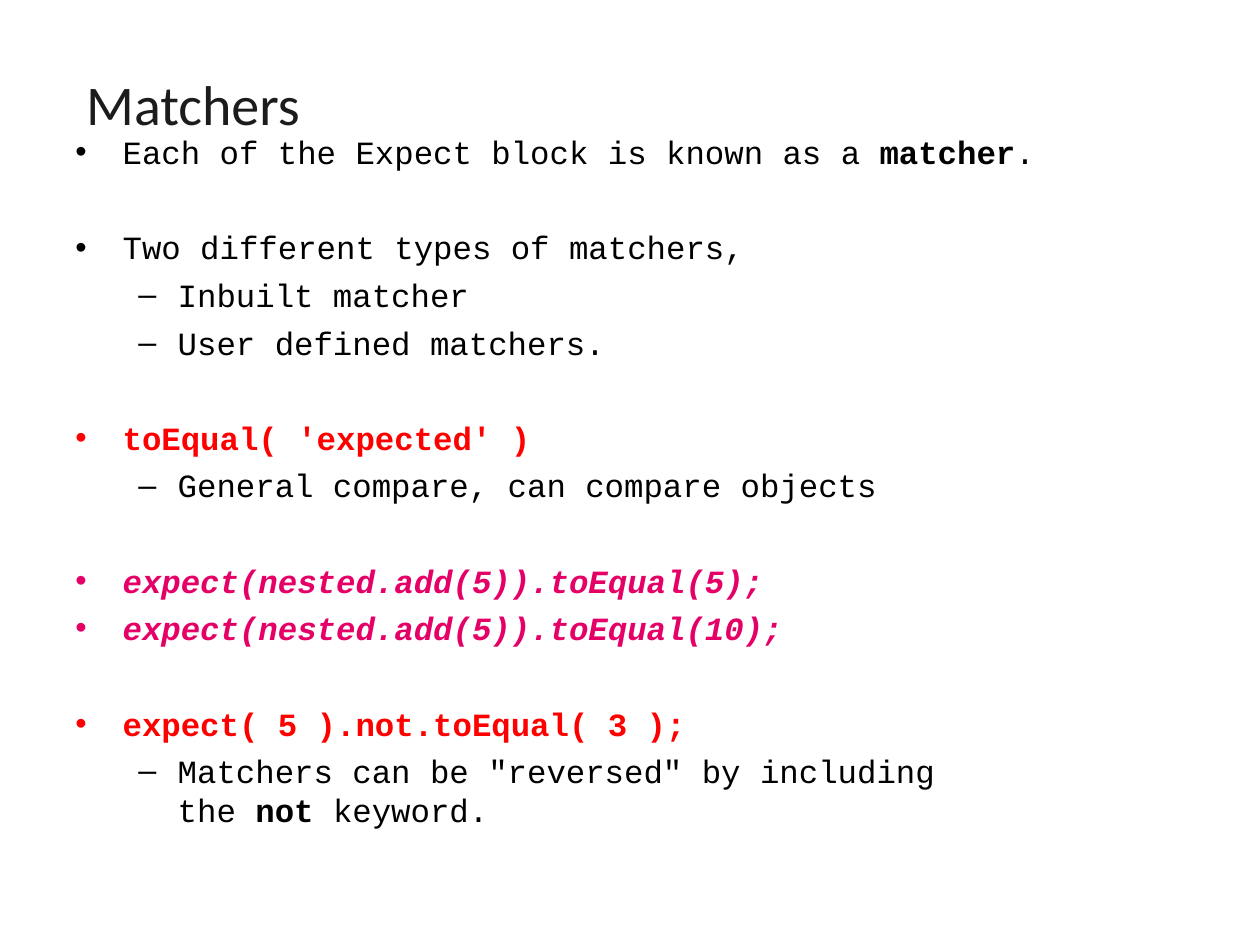
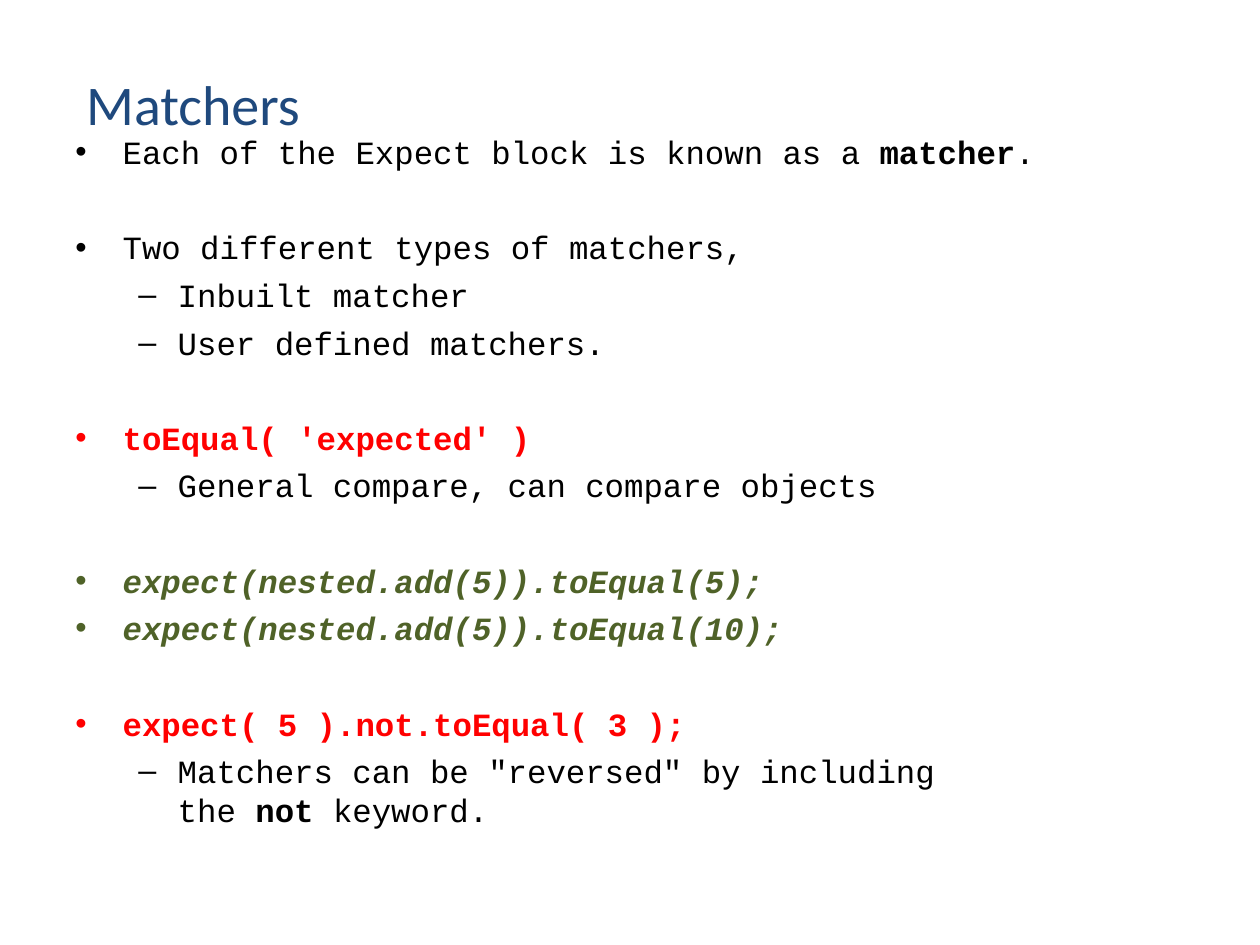
Before and after one commit to vishnumvn/AngularJS_Tut, a slide deck: slide 97 of Materials/Angular_Module02.ppt. Drawn at 1260x945 pixels with LibreOffice and Linux fonts; fonts in the diff are those of the drawing. Boxes give left, top, right and bottom in pixels: in the first picture for what was removed or moved away, otherwise in the second. Text is boxed around its words. In the diff, an @@ line names an element or a change of style, - is before the commit and + after.

```diff
--- a/Materials/Angular_Module02.ppt
+++ b/Materials/Angular_Module02.ppt
@@ title "Matchers" at [86, 86, 300, 126]: text colour #1C1C1C to #1F497D @@
@@ text at [123, 569, 783, 647]: text colour #E50067 to #4F6228 in "expect(nested.add(5)).toEqual(5);", "expect(nested.add(5)).toEqual(10);"; bullet colour #E50067 to #4F6228 @@
```
Also in this commit, not shown: 116 other slides changed, 57 other files.
